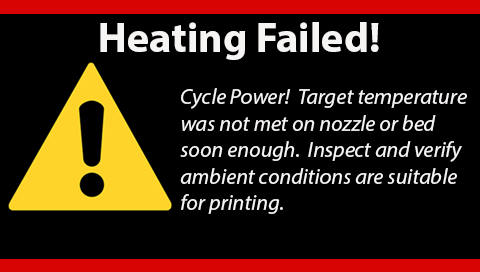
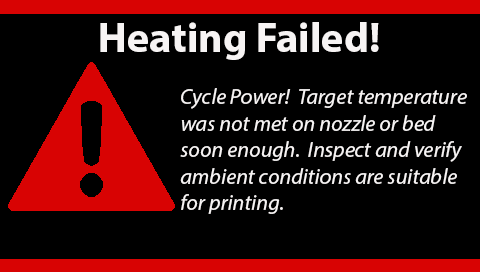
Before/after of a 480×272 layered artwork. What changed in the layer stack:
painted on "89_Heating_Failed.bmp" over [8, 62, 175, 211]
